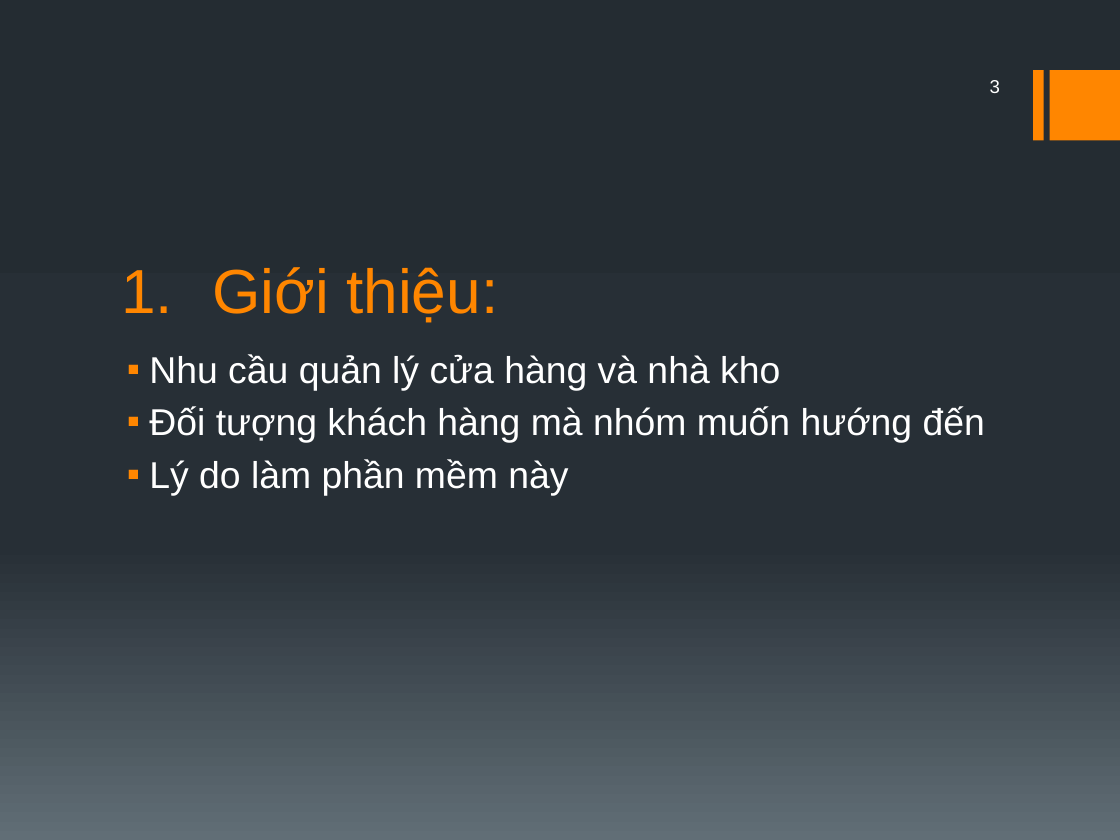
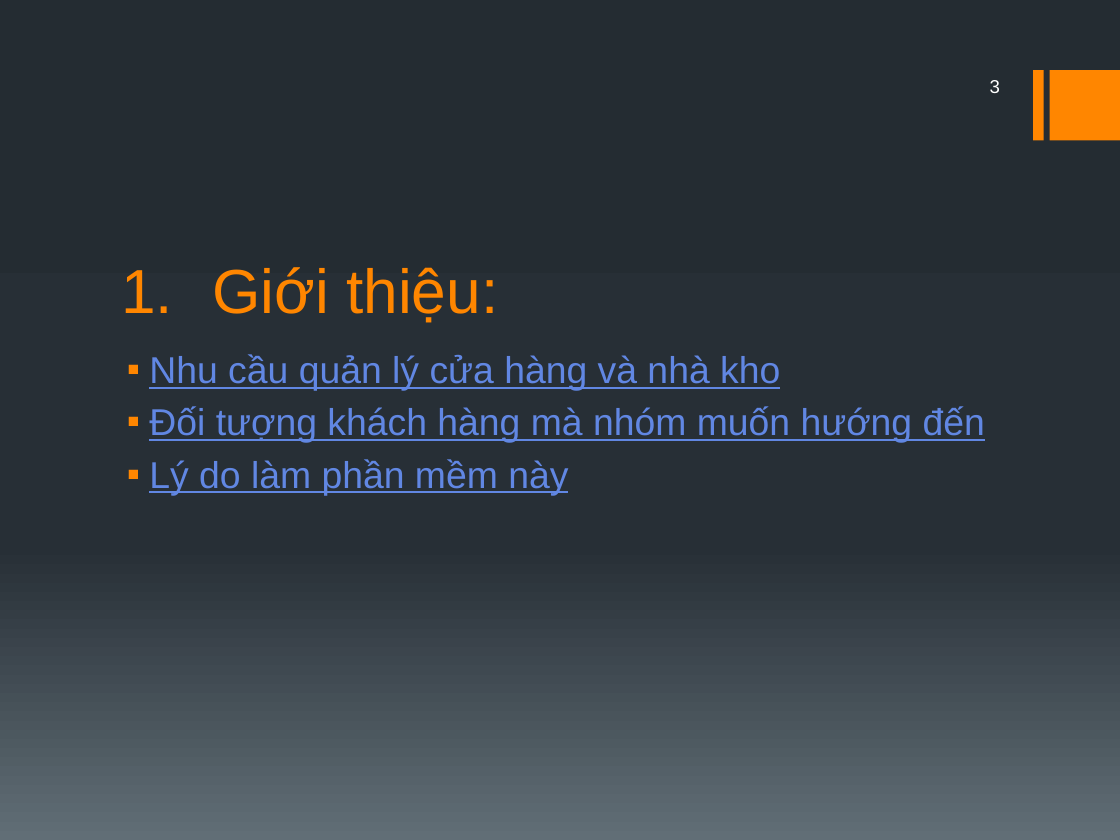
Before and after one commit to Hachiko001/CuaHang-NhaKho, a slide deck: slide 3 of Báo cáo/Báo cáo.pptx. Drawn at 1120x840 pixels with LibreOffice and Linux fonts; fonts in the diff are those of the drawing. Boxes give left, top, right and bottom in pixels: in the first picture for what was removed or moved away, otherwise in the second. Text is boxed around its words. In the diff, an @@ line names an element or a change of style, - is before the commit and + after.

Commit message:
Final update before presentation
Đã hoàn thành tất cả các chức năng trừ phần tên đăng nhập và chức danh
của nhân viên (cái này đang làm dở). Phần báo cáo tương đối đơn giản,
hạn chế màu mè. Không biết có ai đọc cái này k nữa...

```diff
--- a/Báo cáo/Báo cáo.pptx
+++ b/Báo cáo/Báo cáo.pptx
@@ text "Nhu cầu quản lý cửa ..." at [149,354,985,495]: text colour #FFFFFF to #6187E3, underline on @@
```
Also in this commit, not shown: 5 other slides changed, 8 slides added, 3 slides removed, 17 other files.
